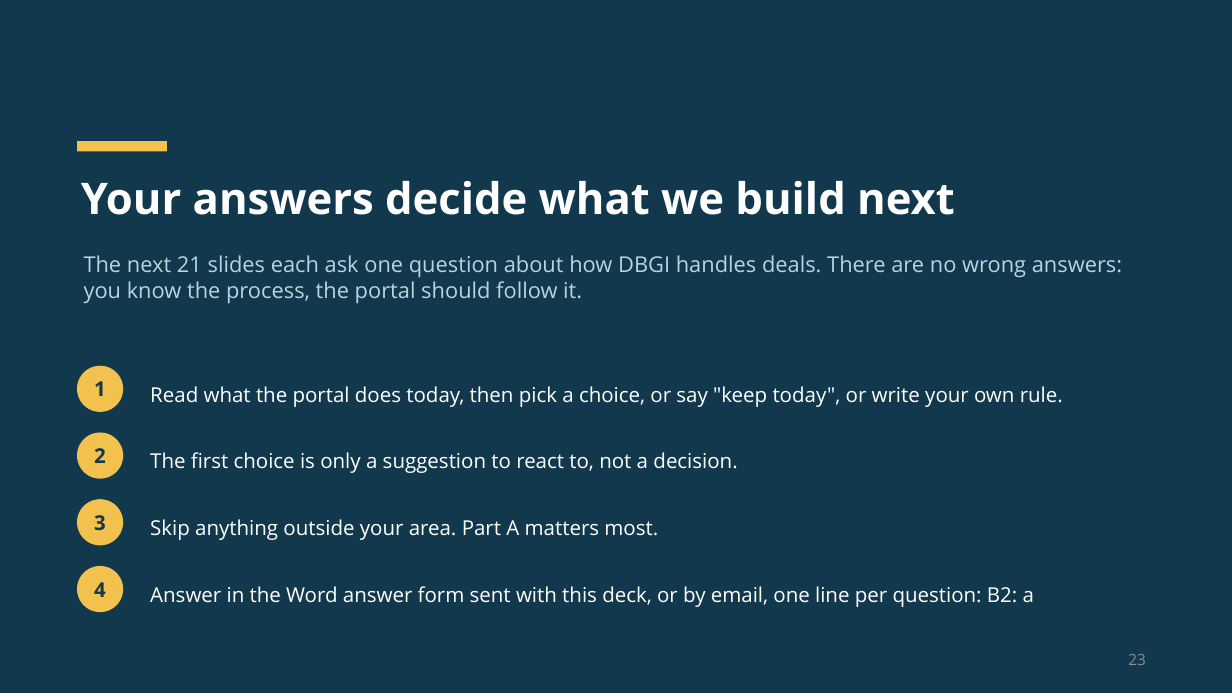
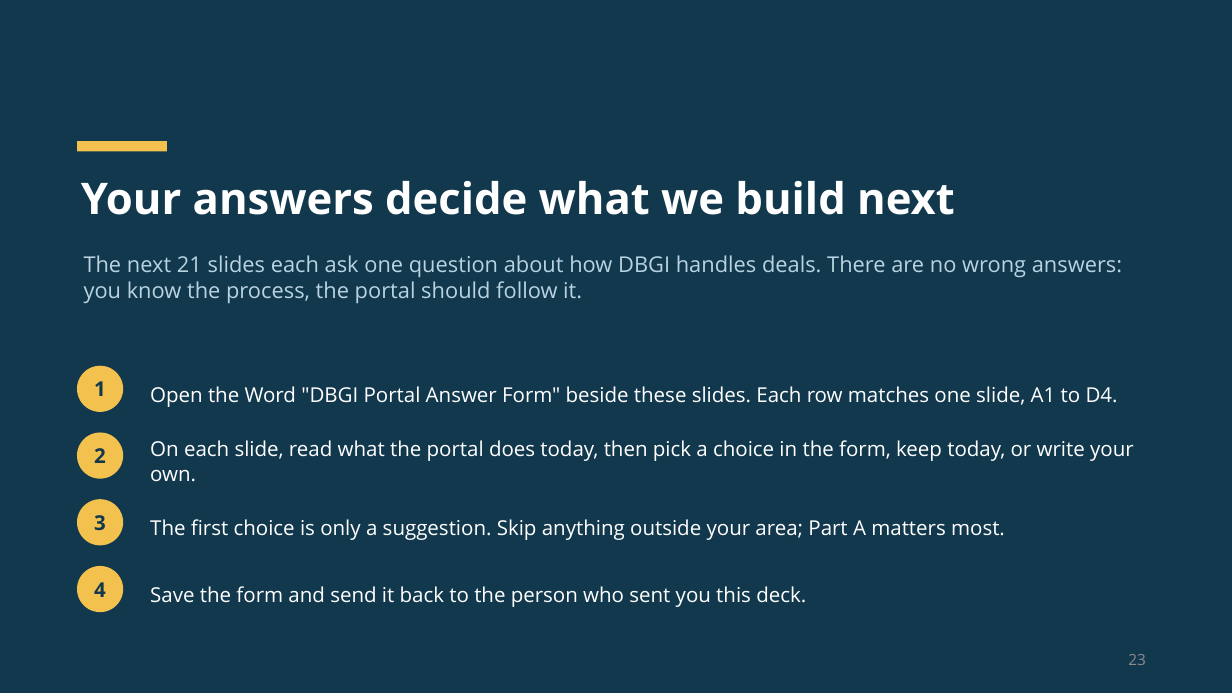
Before and after one commit to dbsuarez/dbgi-deal-registration-portal, a slide deck: slide 23 of docs/guides/Portal User Guide/Using the DBGI Portal.pptx. Drawn at 1232x693 pixels with LibreOffice and Linux fonts; fonts in the diff are those of the drawing. Boxes give left, top, right and bottom in pixels: in the first picture for what was removed or moved away, otherwise in the second. Text is boxed around its words. In the diff, an @@ line names an element or a change of style, - is before the commit and + after.

```diff
--- a/docs/guides/Portal User Guide/Using the DBGI Portal.pptx
+++ b/docs/guides/Portal User Guide/Using the DBGI Portal.pptx
@@ text at bbox=[150, 386, 1118, 407]: text changed @@
-Read what the portal does today, then pick a choice, or say "keep today", or write your own rule.
+Open the Word "DBGI Portal Answer Form" beside these slides. Each row matches one slide, A1 to D4.
@@ text at bbox=[150, 440, 1134, 482]: text changed @@
-The first choice is only a suggestion to react to, not a decision.
+On each slide, read what the portal does today, then pick a choice in the form, keep today, or write your own.
@@ text at bbox=[150, 519, 1005, 540]: text changed @@
-Skip anything outside your area. Part A matters most.
+The first choice is only a suggestion. Skip anything outside your area; Part A matters most.
@@ text at bbox=[150, 586, 806, 607]: text changed @@
-Answer in the Word answer form sent with this deck, or by email, one line per question: B2: a
+Save the form and send it back to the person who sent you this deck.
```
Also in this commit, not shown: 21 other slides changed, 4 other files.
